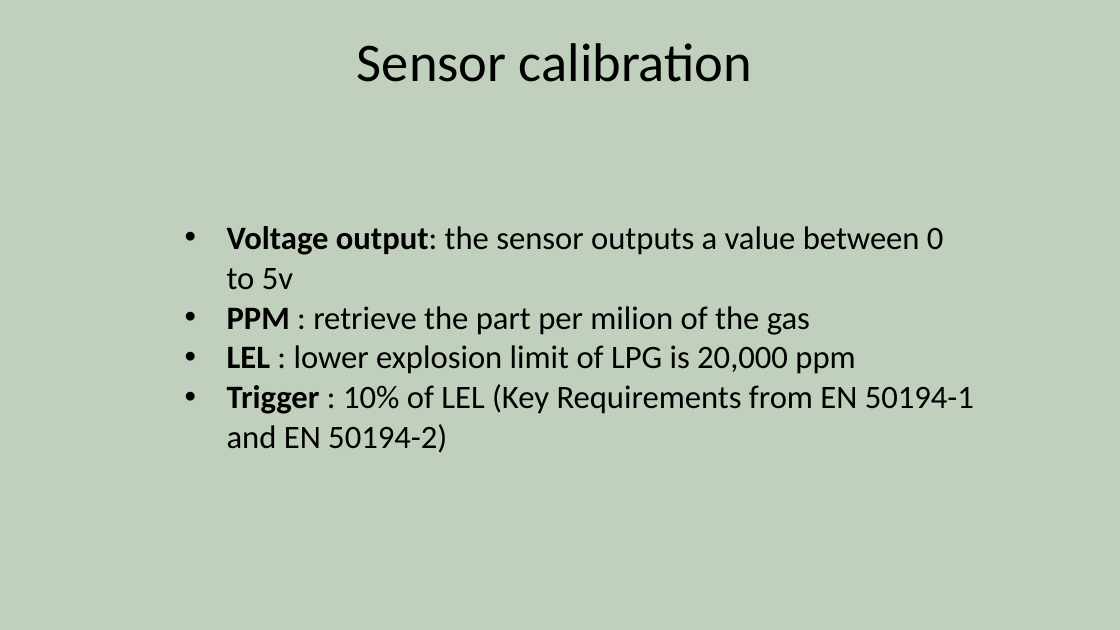
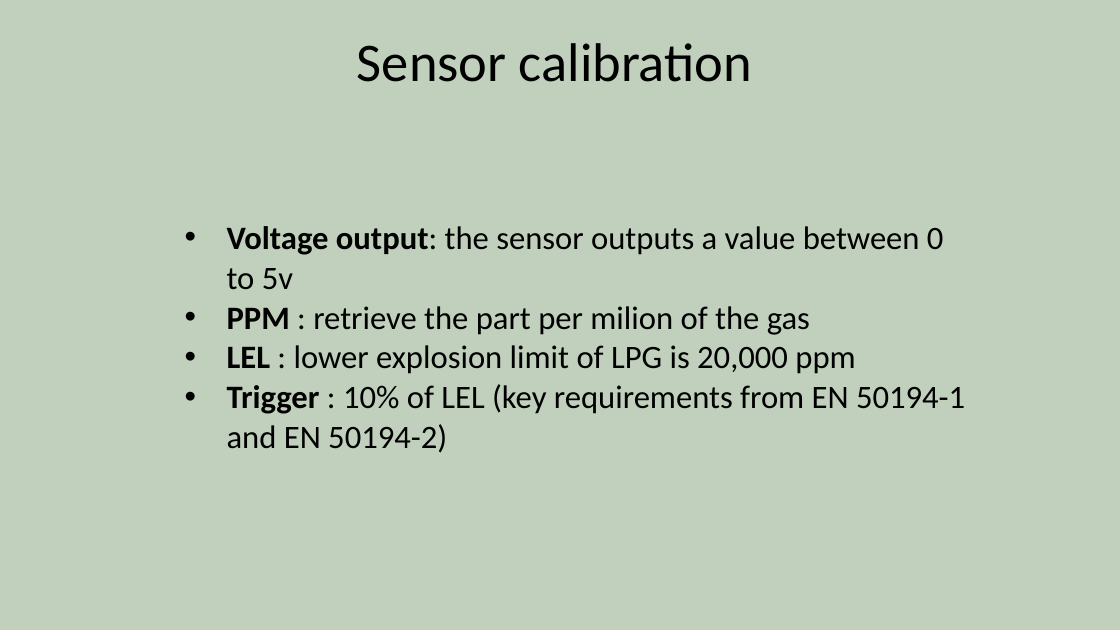
Before and after one commit to SuperM22/GasSentinel, a slide deck: slide 9 of Deliveries/GasSentinel2.pptx. Drawn at 1120x630 pixels with LibreOffice and Linux fonts; fonts in the diff are those of the drawing. Boxes give left, top, right and bottom in pixels: in the first picture for what was removed or moved away, otherwise in the second. Text is boxed around its words. In the diff, an @@ line names an element or a change of style, - is before the commit and + after.

```diff
--- a/Deliveries/GasSentinel2.pptx
+++ b/Deliveries/GasSentinel2.pptx
@@ text at box(227, 384, 965, 453): text changed @@
-  • Trigger : 10% of LEL (Key Requirements from EN 50194-1 and EN 50194-2)
+  • Trigger : 10% of LEL (key requirements from EN 50194-1 and EN 50194-2)
```
Also in this commit, not shown: 4 other slides changed, 1 slide removed, 1 other file.
